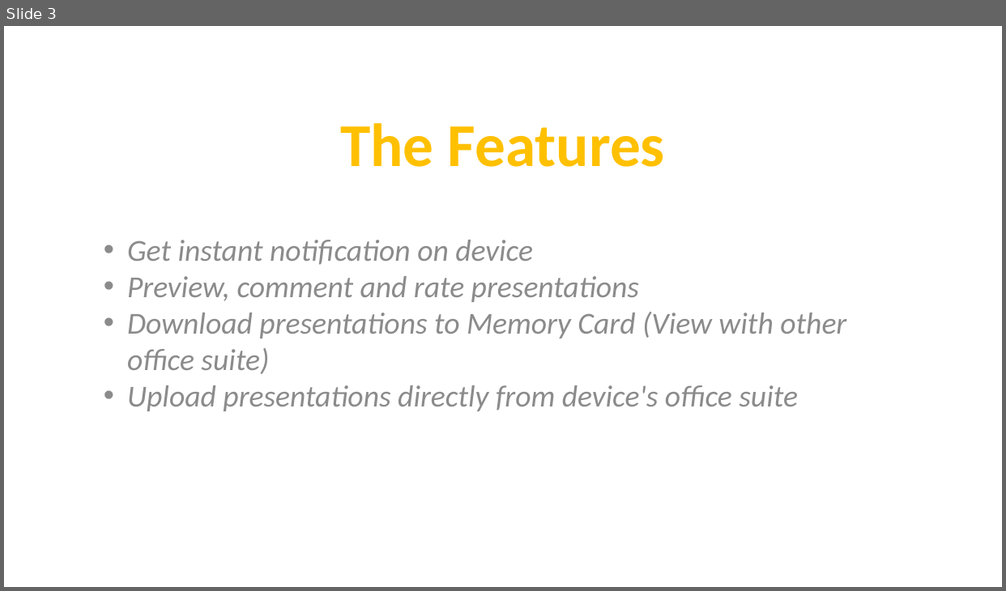
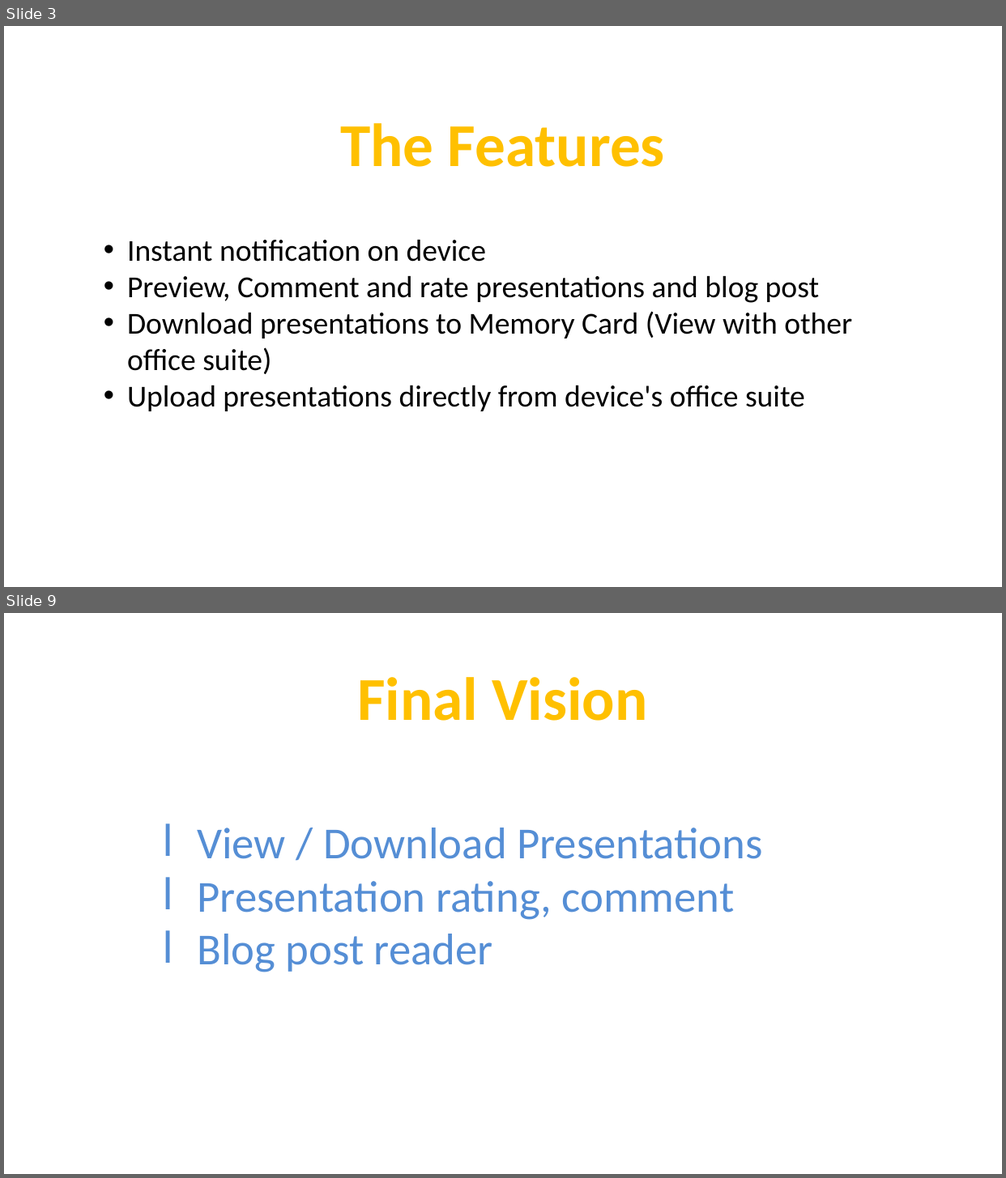
Before and after one commit to ServiceInnovationCamp/Group4, a slide deck: 4-ShikkhokBatayon.pptx. Shown one above the other, each under a label of ours: slide 3 before the commit, slides 3 and 9 after it; the slides between them are not shown. The pictures are 1006x591 and 1006x1178 pixels, drawn with LibreOffice and Linux fonts; fonts in the diff are those of the drawing; background and template pictures are left out. Boxes give left, top, right and bottom in pixels: in the first picture for what was removed or moved away, otherwise in the second. Text is boxed around its words. In the diff, an @@ line names an element or a change of style, - is before the commit and + after.

```diff
--- a/4-ShikkhokBatayon.pptx
+++ b/4-ShikkhokBatayon.pptx
@@ slide 9 added at box(4, 613, 1002, 1174), background #FFFFFF @@
@@ text added at box(357, 677, 647, 721), 44 pt, text #FFC000, bold @@
+Final Vision
@@ text added at box(197, 828, 763, 973), 32 pt, text #558ED5 @@
+l View / Download Presentations
+l Presentation rating, comment
+l Blog post reader
@@ slide 3 changed as well @@
@@ text at box(127, 240, 819, 303): text changed; text colour #8B8B8B to #000000; italic off @@
-• Get instant notification on device
-• Preview, comment and rate presentations
+• Instant notification on device
+• Preview, Comment and rate presentations and blog post
@@ text at box(127, 311, 852, 412): text colour #8B8B8B to #000000, italic off in "Download presentations to Memory Card (View with ...", "Upload presentations directly from device's office suite" @@
```
Also in this commit, not shown: 2 other slides changed, 8 other slides added, 5 slides removed, 5 other files.
